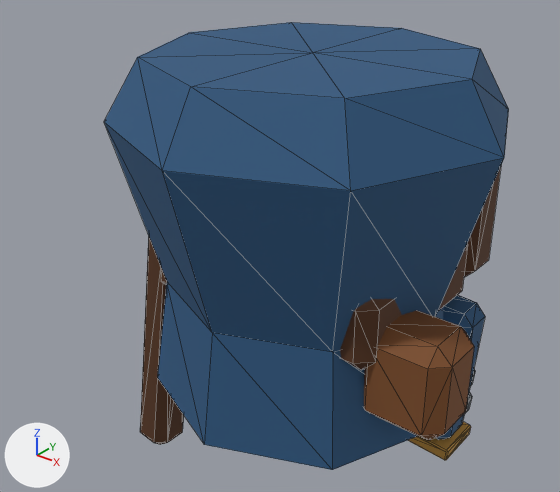
What one commit did to the glTF model assets/models/units/spearman/Body.glb.
Camera for both pictures: a 50 mm lens placed at (0.724, -0.987, 0.567), pointed at (-0.065, 0.0, -0.044). Every picture has the same lights, and +X, +Y and +Z are marked at lower left. The older version comes first. Mesh edges are drawn as thin lines. Vertices at exactly the same position are counted once.

In view in the first picture: 'Sculpture'.
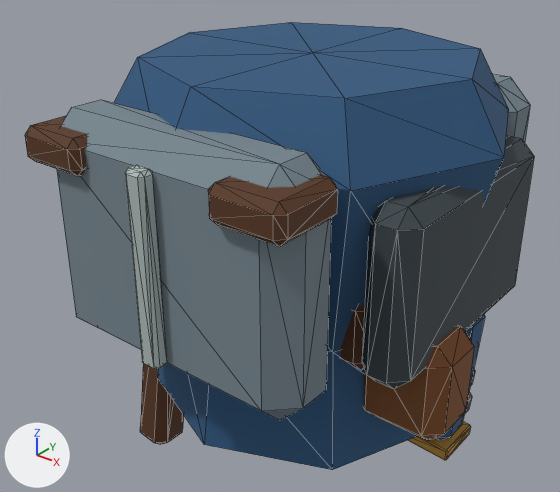
Changed parts and their boxes (x1, y1, x2, y2) in the pictures (560 x 492 px; the box of a moved part takes in the faces that stretch with it):
'Sculpture', reshaped (26% wider): before (104, 22, 509, 470); after (25, 22, 534, 470)
part 1 of me_sculpture, moved or reshaped: before (464, 167, 501, 277); after (493, 74, 530, 143)
part 2 of me_sculpture, added: after (125, 165, 167, 370)
part 3 of me_sculpture, added (brown): after (25, 116, 87, 176)
part 4 of me_sculpture, added (brown): after (208, 175, 338, 247)
part 5 of me_sculpture, added: after (57, 100, 331, 420)
part 6 of me_sculpture, added: after (362, 136, 534, 389)

What the commit changed:
me_sculpture is used by ob_sculpture; location (0.0, 0.0, 0.0).
me_sculpture had 442 vertices, 812 faces and spanned x -0.353..0.34, y -0.33..0.33, z -0.54..0.31.
me_sculpture now has 586 vertices, 1076 faces and spans x -0.353..0.34, y -0.383..0.389, z -0.54..0.31.
me_sculpture part 1: the loose piece of 24 vertices spanning x -0.235..0.235, y 0.13..0.27, z -0.11..0.24 is moved by (0.0, 0.095, 0.0).
me_sculpture part 2: the loose piece of 24 vertices spanning x -0.018..0.018, y 0.27..0.294, z -0.09..0.22 is copied, and the copy is scaled about its middle by (1, 1.11, 0.967), then moved by (0.0, -0.652, 0.01); it spans x -0.018..0.018, y -0.383..-0.357, z -0.075..0.225.
me_sculpture part 3: a new loose piece of 24 vertices spanning x -0.24..-0.12, y -0.38..-0.26, z 0.183..0.237, in mat_unitsurface.
me_sculpture part 4: a new loose piece of 24 vertices spanning x 0.12..0.24, y -0.38..-0.26, z 0.183..0.237, in mat_unitsurface.
me_sculpture part 5: a new loose piece of 24 vertices spanning x -0.23..0.23, y -0.36..-0.23, z -0.11..0.26, in mat_unitsurface.
me_sculpture part 6: a new loose piece of 24 vertices spanning x 0.23..0.31, y -0.205..0.195, z -0.095..0.185, in mat_unitsurface.
Other edits to the shape of me_sculpture do not show in these pictures.
